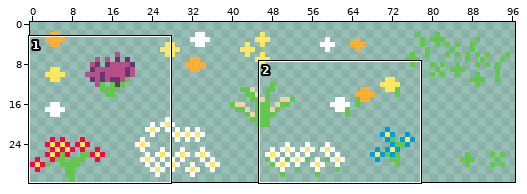
Sprite sheet -- Assets/Sprites/flowers.png. The picture above shows the old version from afar; the outline marks the close-up.
Close-up. Before:
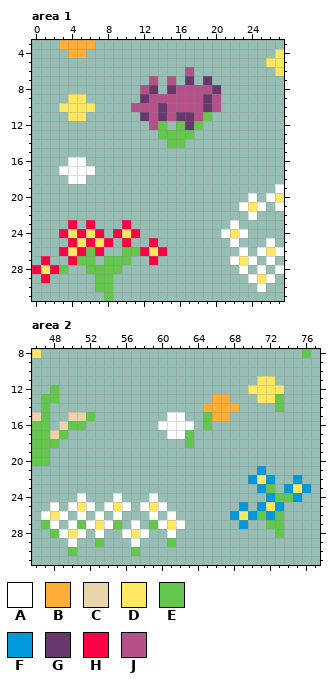
The file is 97x32 pixels. Shown: area 1: x 0..27, y 3..31; area 2: x 46..77, y 8..31.
Palette (. is transparent): A #ffffff  B #feae34  C #ead4aa  D #fee761  E #63c74d  F #0099db  G #68386c  H #ff0044  J #b55088
Pixels before, area 1, first column x 0:
 3 ...BBBB.....................
 4 ....BB.....................D
 5 ..........................DD
 6 .................J.........D
 7 .............J.J.G.G........
 8 ............JG.GJJJJG.......
 9 ....DD......GJJJJJJGJ.......
10 ...DDDD....JJJGJJJJGJ.......
11 ....DD......GJGJGGJE........
12 .............JE.EGE.........
13 ..............EEEE..........
14 ...............EE...........
15 ............................
16 ....AA......................
17 ...AAAA.....................
18 ....AA......................
19 ...........................A
20 ........................A.AD
21 .......................ADA.A
22 ........................A...
23 ....H.H...H...........A.....
24 ...HDHDH.HDH.........ADA....
25 ....HDHDH.H..H........A...A.
26 ...HDHEH..EEHDH........A.ADA
27 .H..HEE.EEE..H........ADA.A.
28 HDHE..EEEE.............A.A.A
29 .H.....EE...............ADA.
30 .......EE................A..
31 ........E...................
Pixels before, area 2, first column x 46:
 8 D.............................E
 9 ...............................
10 ...............................
11 .........................DD....
12 ..E.....................DDDD...
13 .EE.................BB...DDE...
14 .E.................BBBB....E...
15 CE..CCE........AA..EBB.........
16 EE.CEE........AAAA.E...........
17 EECE...........AAE.............
18 EEE..............E.............
19 EE.............................
20 EE.............................
21 .........................F.....
22 ........................FDF..F.
23 .........................FE.FDF
24 .....A...A...A............FEEF.
25 ..A.ADA.ADA.ADA........F.FDF...
26 .ADA.A.A.A...A.A......FDFEFE...
27 .EA.AEADAE.A.EADA......F..EE...
28 ..EADA.A..ADA..A...........E...
29 ....A..E...A...E...............
30 ....E......E...................
After the commit:
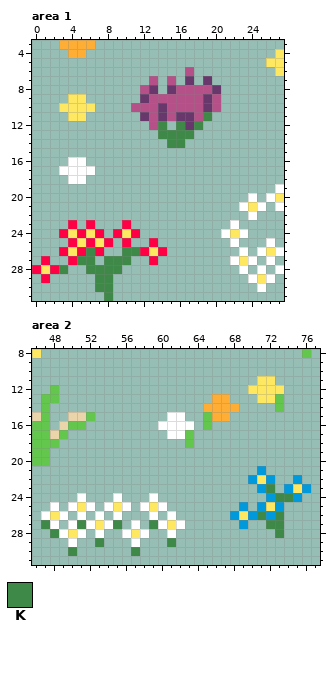
Colours new in this view: K #3e8948
Edits made:
Changed rows in their new state; - is an unchanged pixel.
Area 1:
first column x 14:
11 -----K
12 K-K-K-
13 KKKK--
14 -KK---
first column x 3:
26 ---K---KK
27 --KK-KKK-
28 K--KKKK--
29 ----KK---
30 ----KK---
31 -----K---
Area 2:
first column x 47:
23 -------------------------K--
24 --------------------------KK
26 ------------------------K-K-
27 K---K---K---K------------KK-
28 -K------------------------K-
29 ------K-------K-------------
30 ---K------K-----------------
Changed places in both close-ups, as pixel boxes (x1, y1, x2, y2):
changed: (158, 112, 212, 148)
changed: (59, 247, 140, 301)
changed: (257, 484, 293, 538)
changed: (41, 520, 176, 556)
